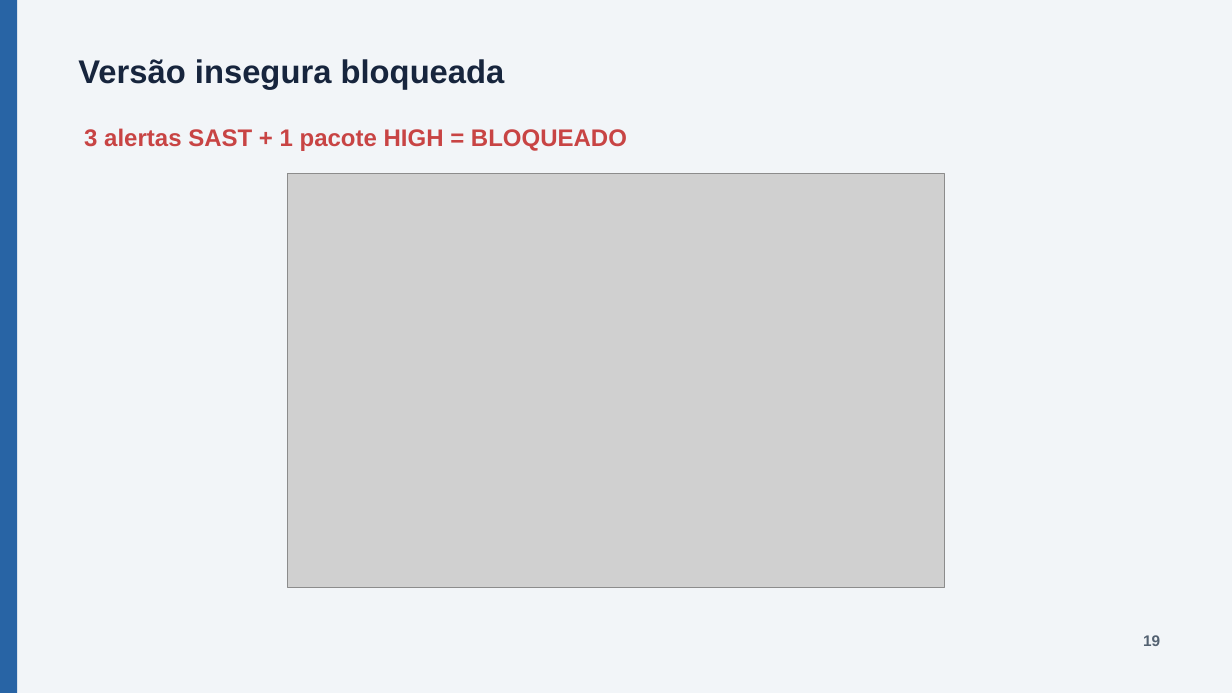
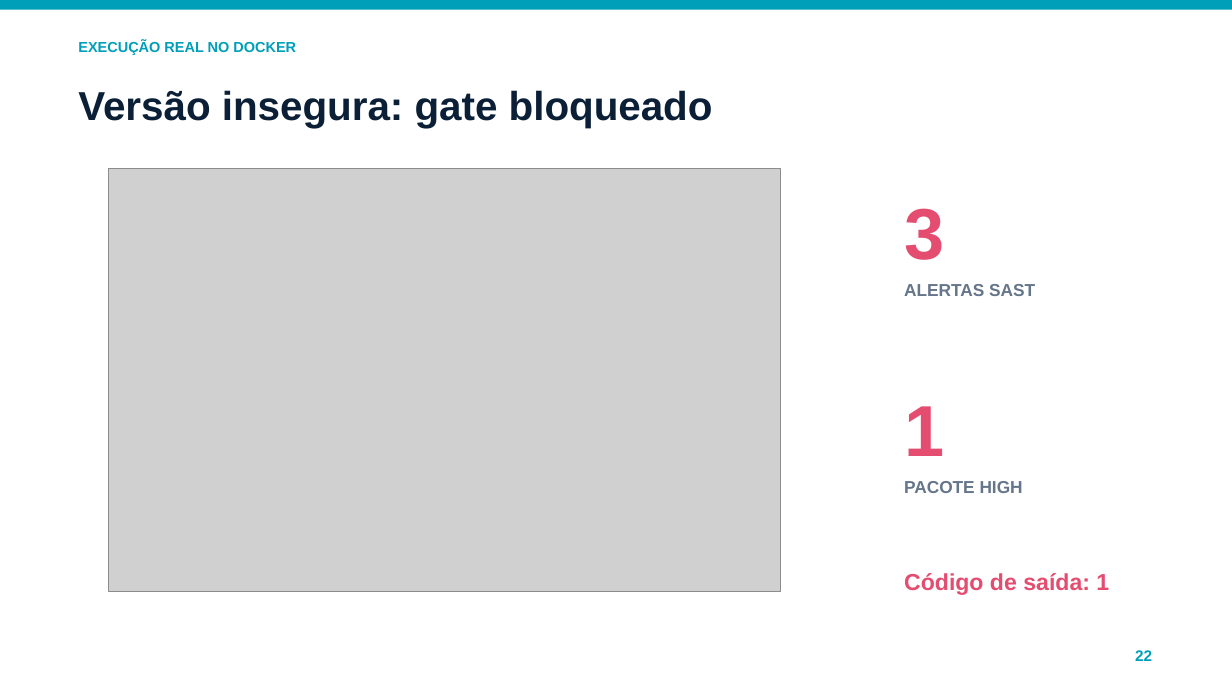
Before and after one commit to garrotii/cp01-cloud-security-grupo-3, a slide deck: slide 22 of docs/APRESENTACAO-GRUPO-3.pptx (slide 19 before the commit). Drawn at 1232x693 pixels with LibreOffice and Linux fonts; fonts in the diff are those of the drawing; grey boxes stand for pictures. Boxes give left, top, right and bottom in pixels: in the first picture for what was removed or moved away, otherwise in the second. Text is boxed around its words. In the diff, an @@ line names an element or a change of style, - is before the commit and + after.

```diff
--- a/docs/APRESENTACAO-GRUPO-3.pptx
+++ b/docs/APRESENTACAO-GRUPO-3.pptx
@@ background #F2F5F8 to #FFFFFF @@
@@ rectangle removed at (0,0,18,693) @@
@@ rectangle added at (0,0,1232,9), fill #009FB9 @@
@@ text added at (78,42,296,55), 11.2 pt, text #009FB9, bold @@
+EXECUÇÃO REAL NO DOCKER
@@ text "Versão insegura: gate bloqueado" at (78,90,713,127): vertical alignment middle to top @@
@@ text at (78,90,713,127): text changed; size 25.5 to 31.5 pt; text colour #17253D to #0B2037 @@
-Versão insegura bloqueada
+Versão insegura: gate bloqueado
@@ text removed at (84,128,627,151) @@
-3 alertas SAST + 1 pacote HIGH = BLOQUEADO
@@ picture: place and size @@
-picture at (288,174,945,588)
+picture at (109,168,781,592)
@@ text added at (904,208,944,260), 56.2 pt, text #E44C70, bold @@
+3
@@ text added at (904,284,1035,296), 13.5 pt, text #65758A, bold @@
+ALERTAS SAST
@@ text added at (904,406,944,456), 56.2 pt, text #E44C70, bold @@
+1
@@ text added at (904,481,1023,493), 13.5 pt, text #65758A, bold @@
+PACOTE HIGH
@@ text added at (904,573,1109,595), 18 pt, text #E44C70, bold @@
+Código de saída: 1
@@ text added at (1135,650,1152,661), 12 pt, text #009FB9, bold @@
+22
@@ text removed at (1143,635,1160,646) @@
-19
```
Also in this commit, not shown: 1 other slide changed, 27 slides added, 22 slides removed, 7 other files.
